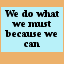
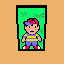
Before/after of a 64 × 64 layered artwork. What changed in the layer stack:
removed layer "We do what we must because we ..." over [5, 10, 59, 47]
hid "B", painted on it over [1, 7, 63, 52]
showed "A", painted on it over [15, 5, 48, 51]
